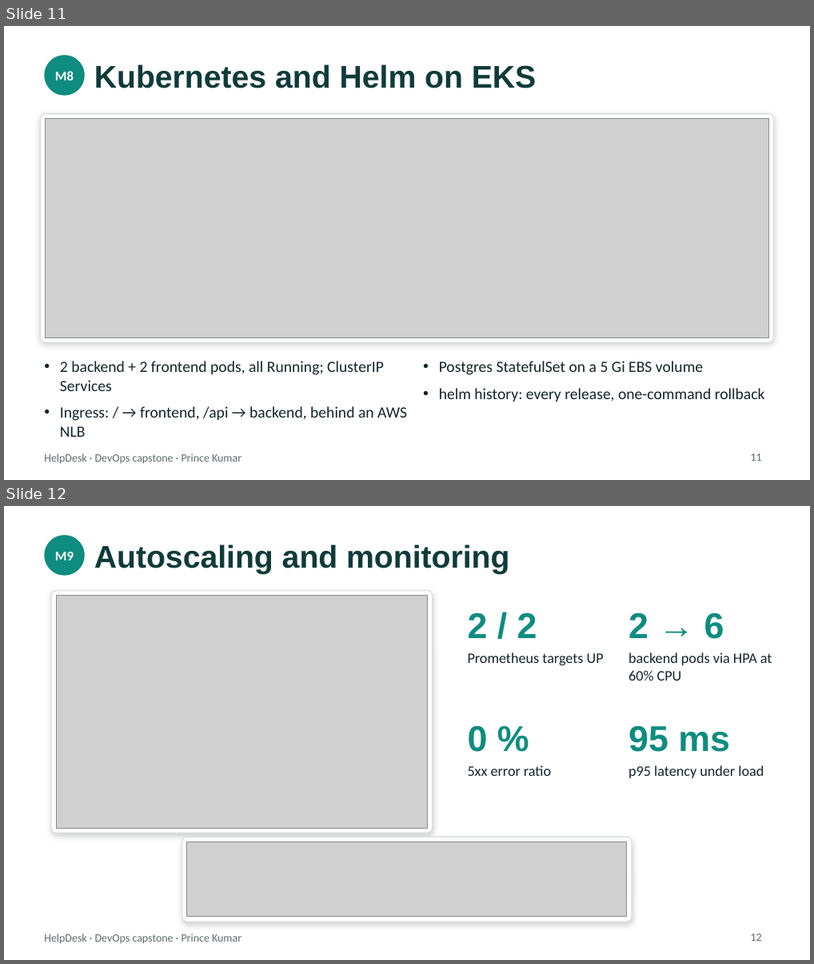
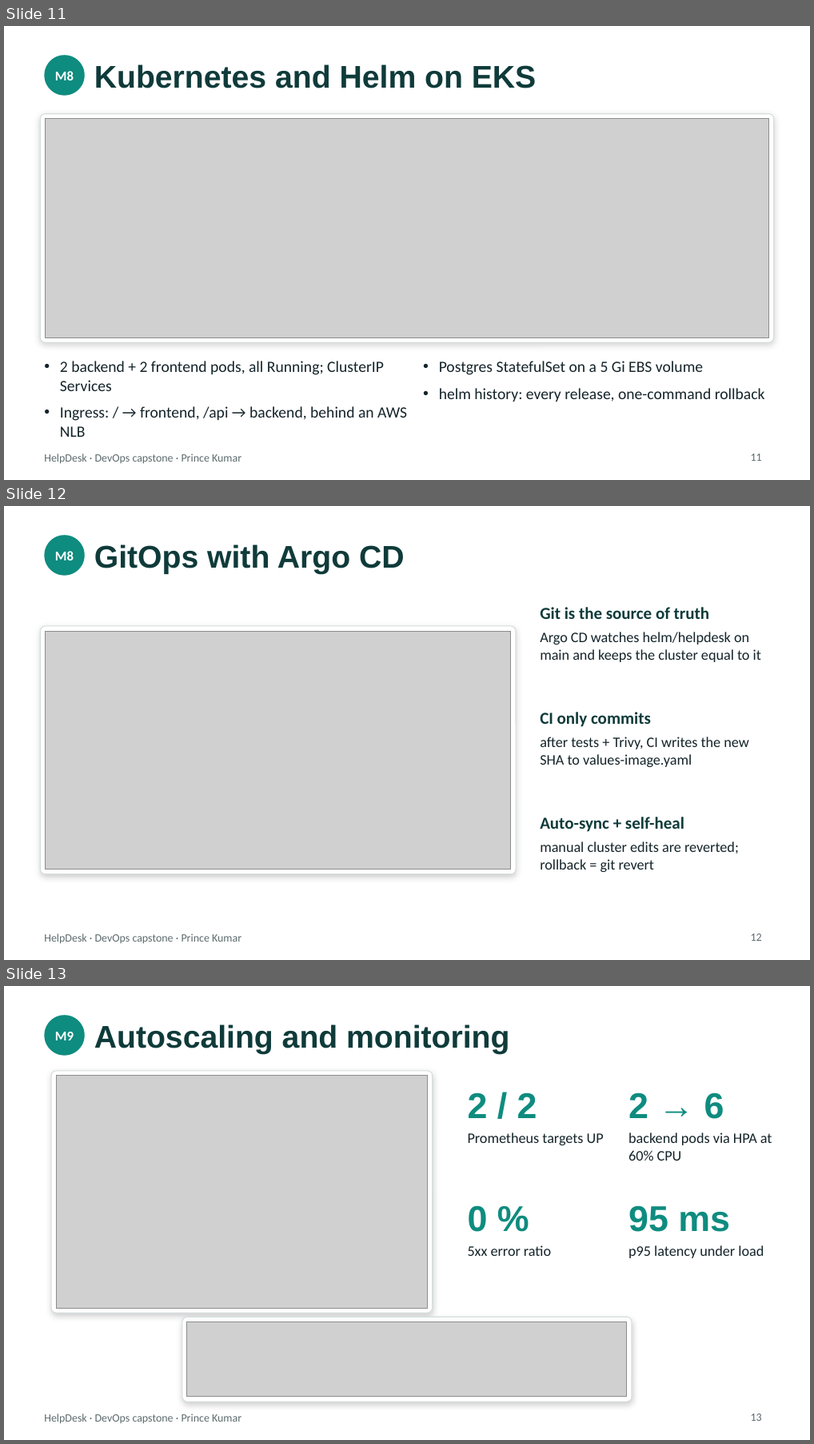
Before and after one commit to princekumar0509/Helpdesk, a slide deck: demo/HelpDesk-Presentation.pptx. Shown one above the other, each under a label of ours: slides 11 and 12 before the commit, slides 11, 12 and 13 after it. The pictures are 814x964 and 814x1444 pixels, drawn with LibreOffice and Linux fonts; fonts in the diff are those of the drawing; grey boxes stand for pictures. Boxes give left, top, right and bottom in pixels: in the first picture for what was removed or moved away, otherwise in the second. Text is boxed around its words. In the diff, an @@ line names an element or a change of style, - is before the commit and + after.

Commit message:
docs(demo): show GitOps with Argo CD in the deck and evidence
Architecture and CI/CD slides now show the GitOps deploy, a new slide
covers Argo CD, and the closing slide links this repository.

```diff
--- a/demo/HelpDesk-Presentation.pptx
+++ b/demo/HelpDesk-Presentation.pptx
@@ slide 12 added at bbox=[4, 506, 810, 960], background #FFFFFF; not listed: 1 template element that a slide beside it also shows @@
@@ ellipse added at bbox=[44, 535, 85, 576], fill #0E8C7F @@
@@ text added at bbox=[55, 551, 74, 560], 12 pt, text #FFFFFF, bold @@
+M8
@@ title added at bbox=[94, 544, 405, 574], 28 pt, text #0F3B3A, bold @@
+GitOps with Argo CD
@@ text added at bbox=[540, 607, 710, 619], 15 pt, text #0F3B3A, bold @@
+Git is the source of truth
@@ rounded rectangle added at bbox=[40, 626, 516, 874], fill #FFFFFF, outline #D5DEDD 0.75 pt @@
@@ picture added at bbox=[45, 631, 511, 869] @@
@@ text added at bbox=[540, 632, 762, 662], 13 pt, text #14242A @@
+Argo CD watches helm/helpdesk on main and keeps the cluster equal to it
@@ text added at bbox=[540, 712, 651, 727], 15 pt, text #0F3B3A, bold @@
+CI only commits
@@ text added at bbox=[540, 736, 749, 767], 13 pt, text #14242A @@
+after tests + Trivy, CI writes the new SHA to values-image.yaml
@@ text added at bbox=[540, 816, 685, 832], 15 pt, text #0F3B3A, bold @@
+Auto-sync + self-heal
@@ text added at bbox=[540, 841, 739, 872], 13 pt, text #14242A @@
+manual cluster edits are reverted; rollback = git revert
@@ page number added at bbox=[751, 933, 762, 940], 10 pt, text #5E6B6E @@
+12
@@ what was slide 12 is now slide 13 @@
```
Also in this commit, not shown: 4 slides changed, 3 other files.
